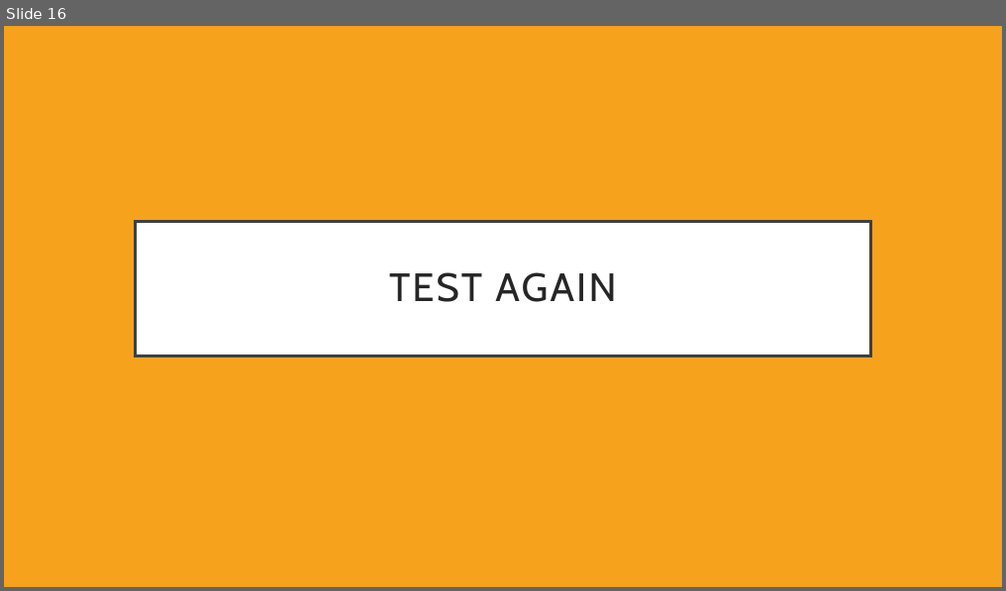
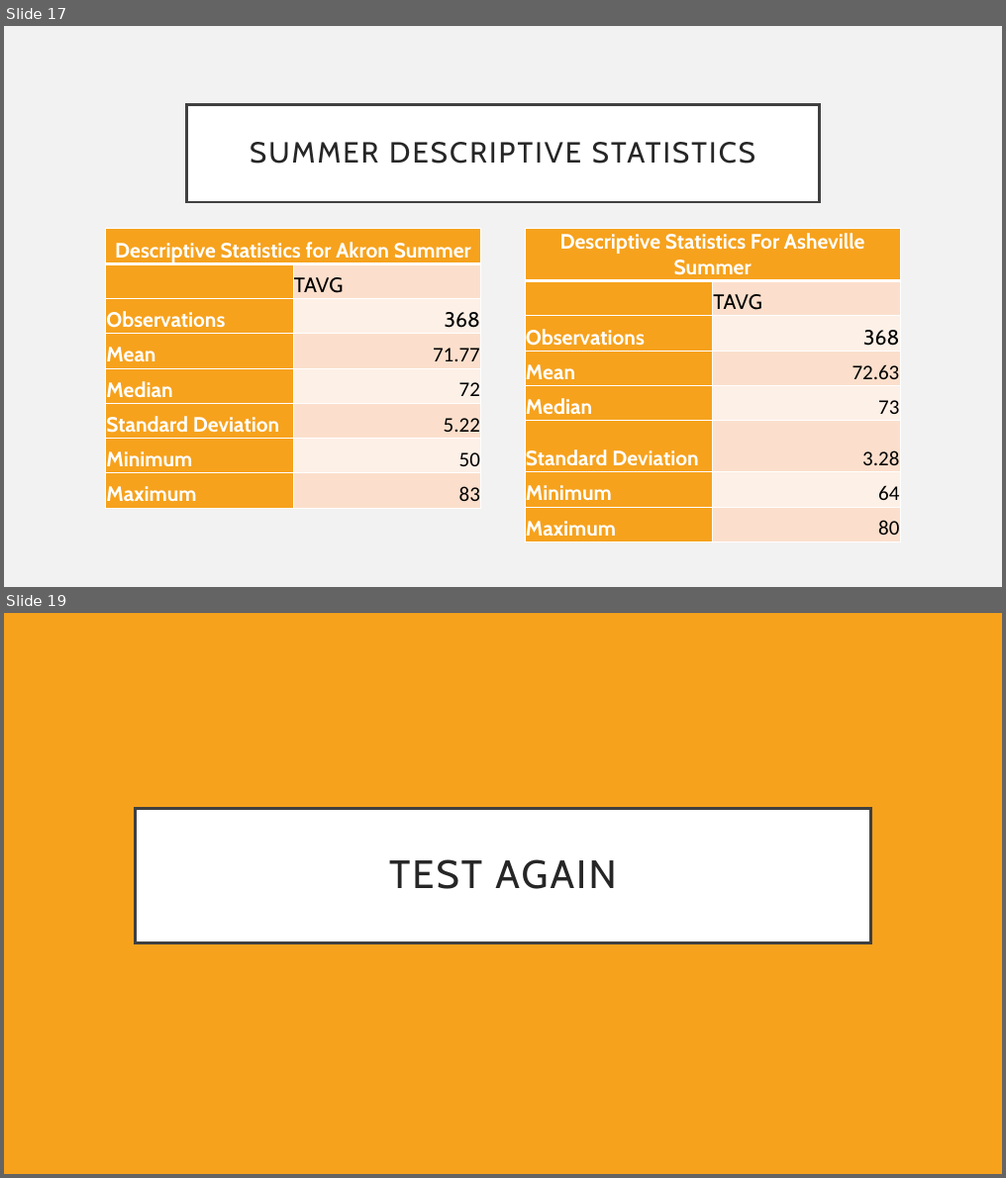
Before and after one commit to EricMaibach/AkronAshevilleWeatherAnalysis, a slide deck: AkronAshevillePresentation.pptx. Shown one above the other, each under a label of ours: slide 16 before the commit, slides 17 and 19 after it; the slides between them are not shown. The pictures are 1006x591 and 1006x1178 pixels, drawn with LibreOffice and Linux fonts; fonts in the diff are those of the drawing. Boxes give left, top, right and bottom in pixels: in the first picture for what was removed or moved away, otherwise in the second. Text is boxed around its words. In the diff, an @@ line names an element or a change of style, - is before the commit and + after.

```diff
--- a/AkronAshevillePresentation.pptx
+++ b/AkronAshevillePresentation.pptx
@@ slide 17 added at [4,26,1002,587], background #F2F2F2 @@
@@ title added at [187,104,819,202], fill #FFFFFF, outline #404040 2.5 pt, 28 pt, text #262626 @@
+SUMMER DESCRIPTIVE STATISTICS
@@ table added at [106,229,481,542], 8 rows, 2 columns @@
+Descriptive Statistics for Akron Summer | 
+ | TAVG
+Observations | 368
+Mean | 71.77
+Median | 72
+Standard Deviation | 5.22
+Minimum | 50
+Maximum | 83
@@ table added at [525,229,901,542], 8 rows, 2 columns @@
+Descriptive Statistics For Asheville Summer | 
+ | TAVG
+Observations | 368
+Mean | 72.63
+Median | 73
+Standard Deviation | 3.28
+Minimum | 64
+Maximum | 80
@@ what was slide 16 is now slide 19 @@
```
Also in this commit, not shown: 4 slides changed, 6 other slides added, 1 slide removed, 1 other file.
